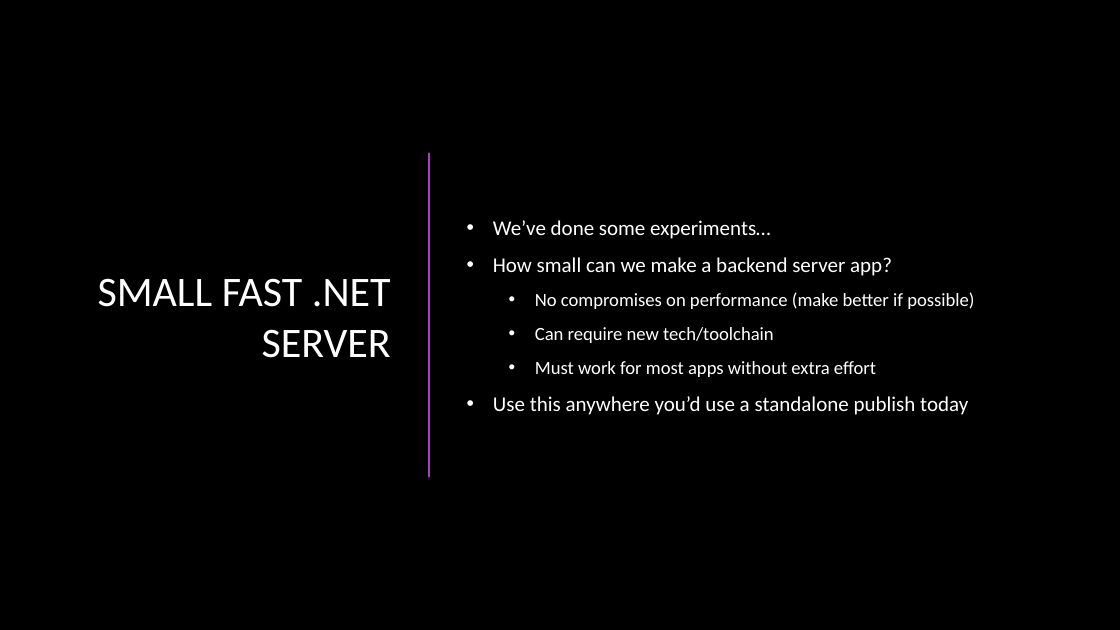
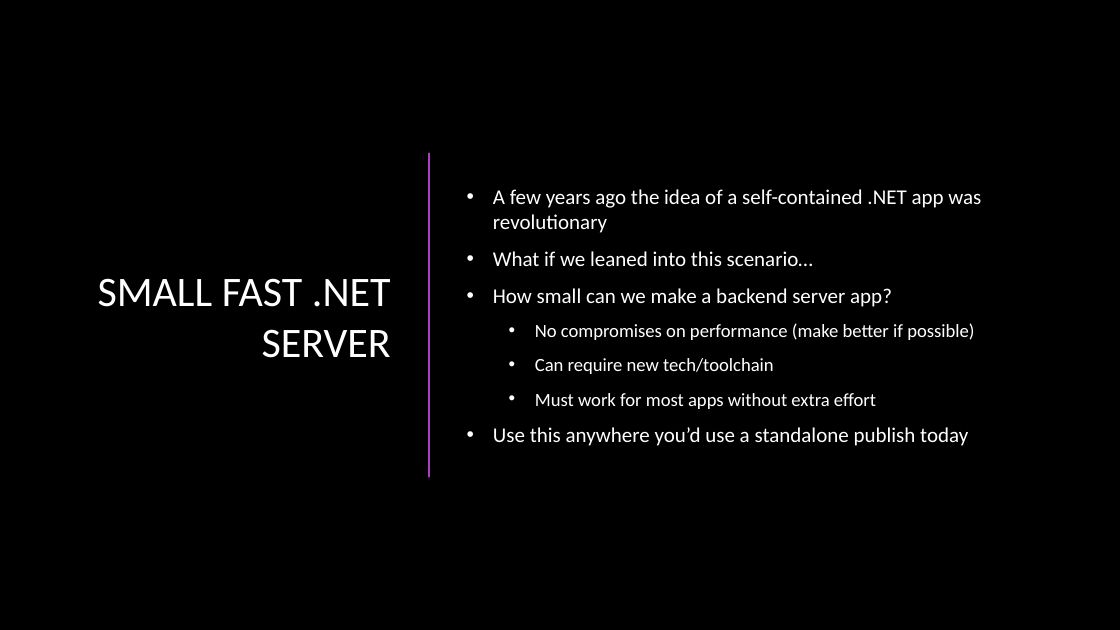
Before and after one commit to rynowak/Presentations, a slide deck: slide 20 of 2019/NDCSyndey/slides.pptx (slide 19 before the commit). Drawn at 1120x630 pixels with LibreOffice and Linux fonts; fonts in the diff are those of the drawing; background and template pictures are left out. Boxes give left, top, right and bottom in pixels: in the first picture for what was removed or moved away, otherwise in the second. Text is boxed around its words. In the diff, an @@ line names an element or a change of style, - is before the commit and + after.

```diff
--- a/2019/NDCSyndey/slides.pptx
+++ b/2019/NDCSyndey/slides.pptx
@@ text at [493, 189, 981, 266]: text changed @@
-• We’ve done some experiments…
+• A few years ago the idea of a self-contained .NET app was revolutionary
+• What if we leaned into this scenario…
```
Also in this commit, not shown: 6 other slides changed, 8 slides added.
